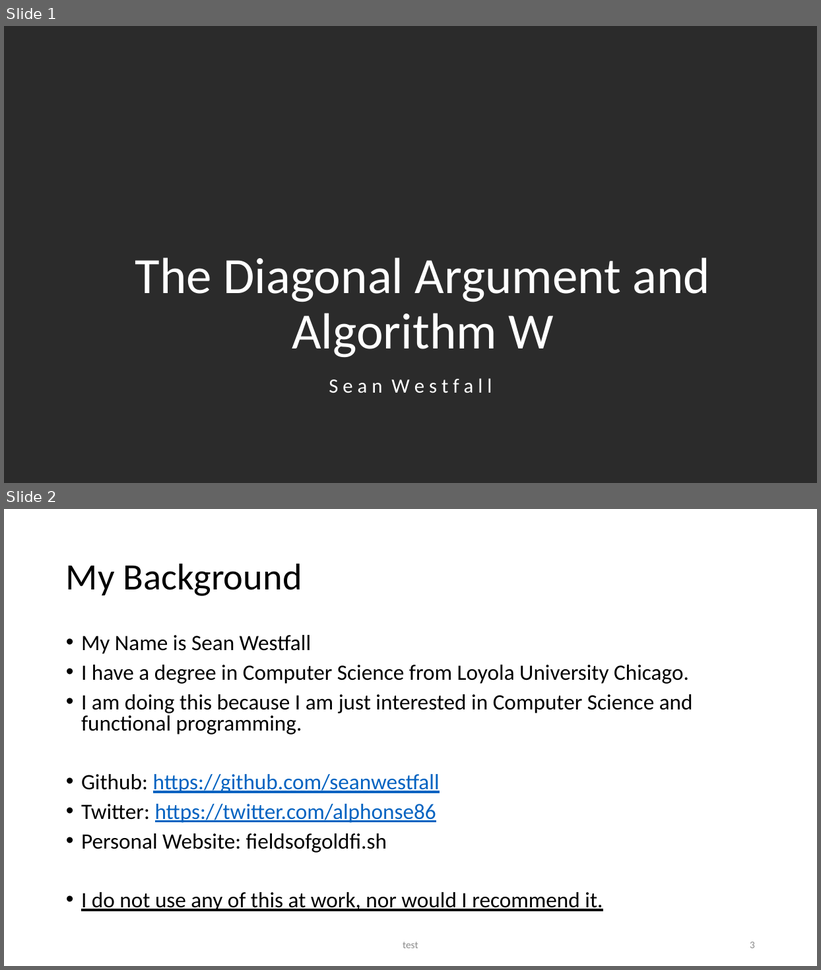
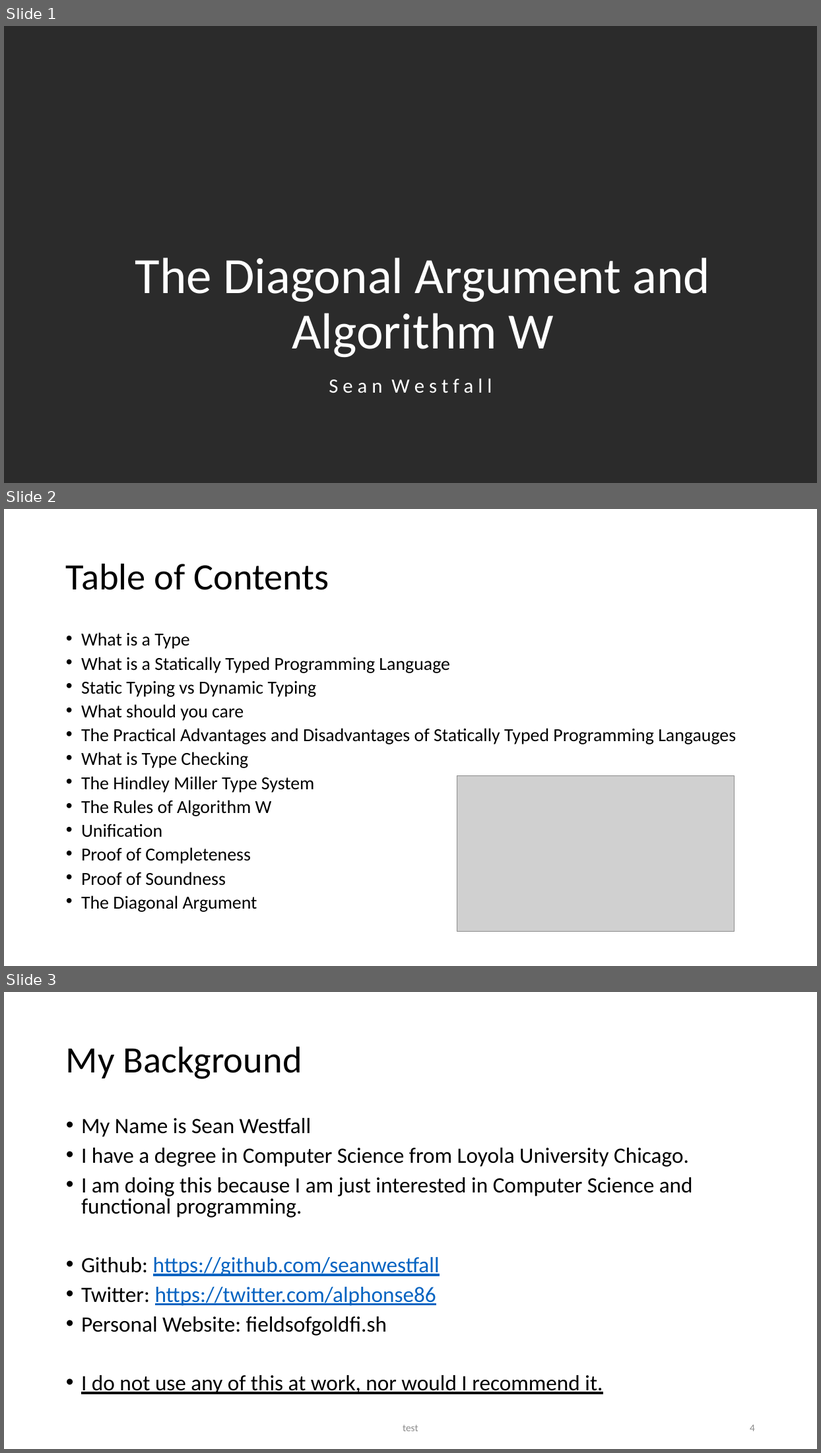
Before and after one commit to seanwestfall/algorithm_w_presentation, a slide deck: Presentation1.pptx. Shown one above the other, each under a label of ours: slides 1 and 2 before the commit, slides 1, 2 and 3 after it. The pictures are 821x970 and 821x1453 pixels, drawn with LibreOffice and Linux fonts; fonts in the diff are those of the drawing; grey boxes stand for pictures; background and template pictures are left out; a plain dark background stands for a picture behind light text. Boxes give left, top, right and bottom in pixels: in the first picture for what was removed or moved away, otherwise in the second. Text is boxed around its words. In the diff, an @@ line names an element or a change of style, - is before the commit and + after.

Commit message:
Presentation Update

```diff
--- a/Presentation1.pptx
+++ b/Presentation1.pptx
@@ slide 2 added at (4,509,817,966), background #FFFFFF @@
@@ title added at (66,563,329,590), 44 pt, text #000000 @@
+Table of Contents
@@ text added at (81,632,736,912), 21.7 pt, text #000000 @@
+• What is a Type
+• What is a Statically Typed Programming Language
+• Static Typing vs Dynamic Typing
+• What should you care
+• The Practical Advantages and Disadvantages of Statically Typed Programming Langauges
+• What is Type Checking
+• The Hindley Miller Type System
+• The Rules of Algorithm W
+• Unification
+• Proof of Completeness
+• Proof of Soundness
+• The Diagonal Argument
@@ picture added at (457,776,734,932) @@
@@ what was slide 2 is now slide 3 @@
@@ page number at (750,1425,755,1432): text changed @@
-3
+4
```
Also in this commit, not shown: 1 other file.
